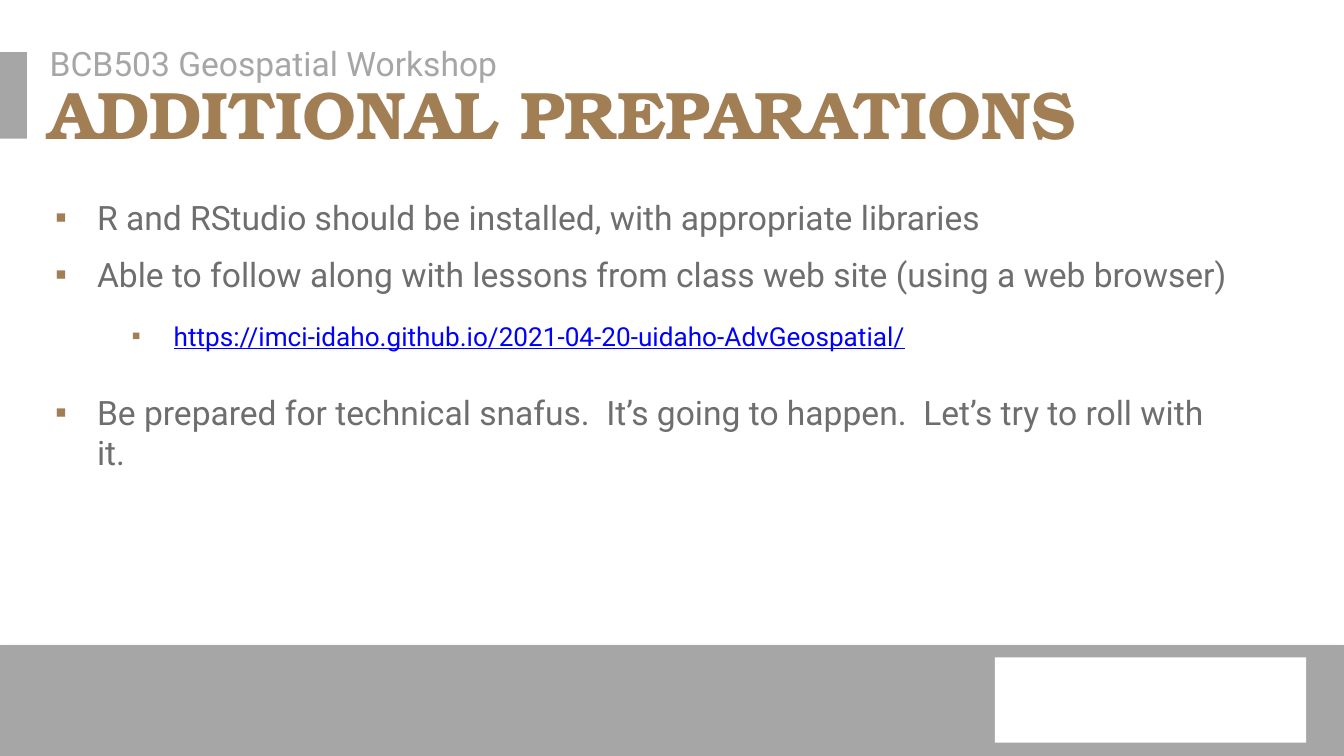
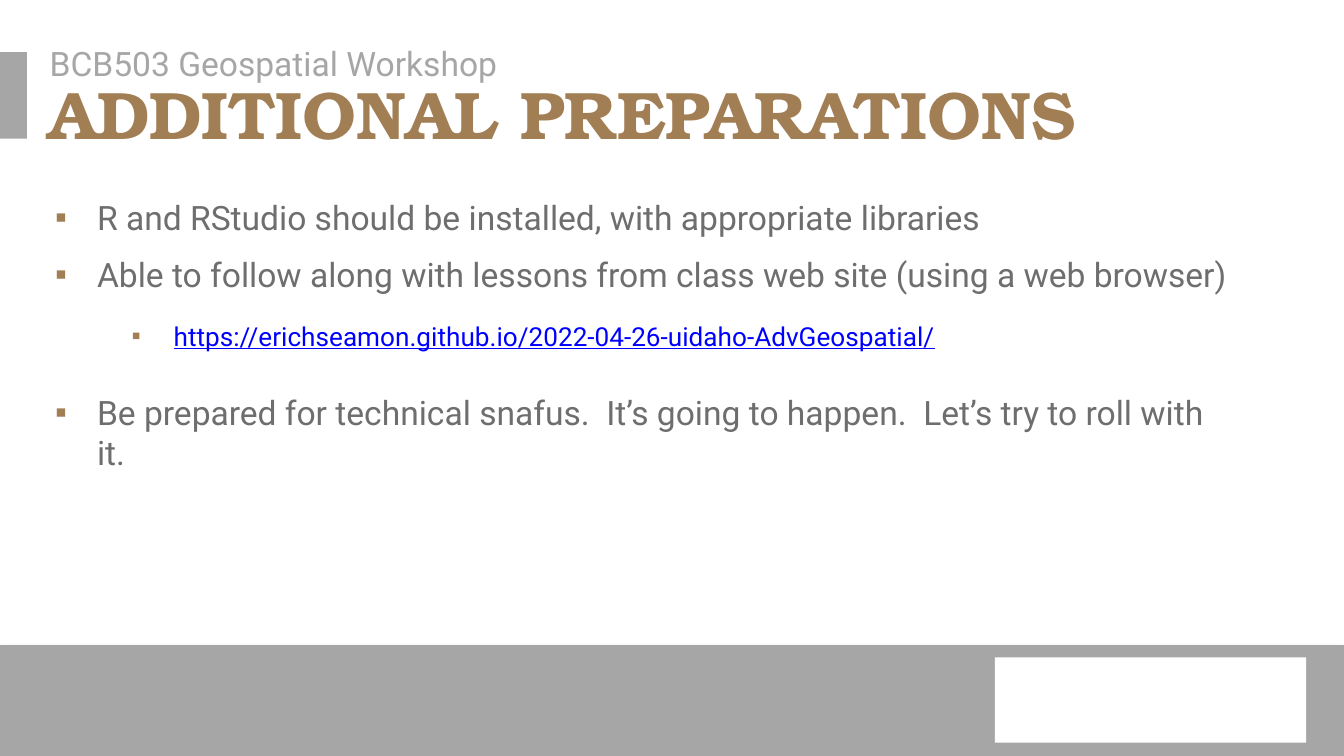
Before and after one commit to erichseamon/BCB503_advanced_geospatial_workshop, a slide deck: slide 4 of doc/BCB_Intro_Raster_2022.pptx. Drawn at 1344x756 pixels with LibreOffice and Linux fonts; fonts in the diff are those of the drawing; background and template pictures are left out. Boxes give left, top, right and bottom in pixels: in the first picture for what was removed or moved away, otherwise in the second. Text is boxed around its words. In the diff, an @@ line names an element or a change of style, - is before the commit and + after.

```diff
--- a/doc/BCB_Intro_Raster_2022.pptx
+++ b/doc/BCB_Intro_Raster_2022.pptx
@@ text at (174,326,934,352): text changed @@
-        ▪ https://imci-idaho.github.io/2021-04-20-uidaho-AdvGeospatial/
+        ▪ https://erichseamon.github.io/2022-04-26-uidaho-AdvGeospatial/
```
Also in this commit, not shown: 1 other slide changed, 1 other file.
